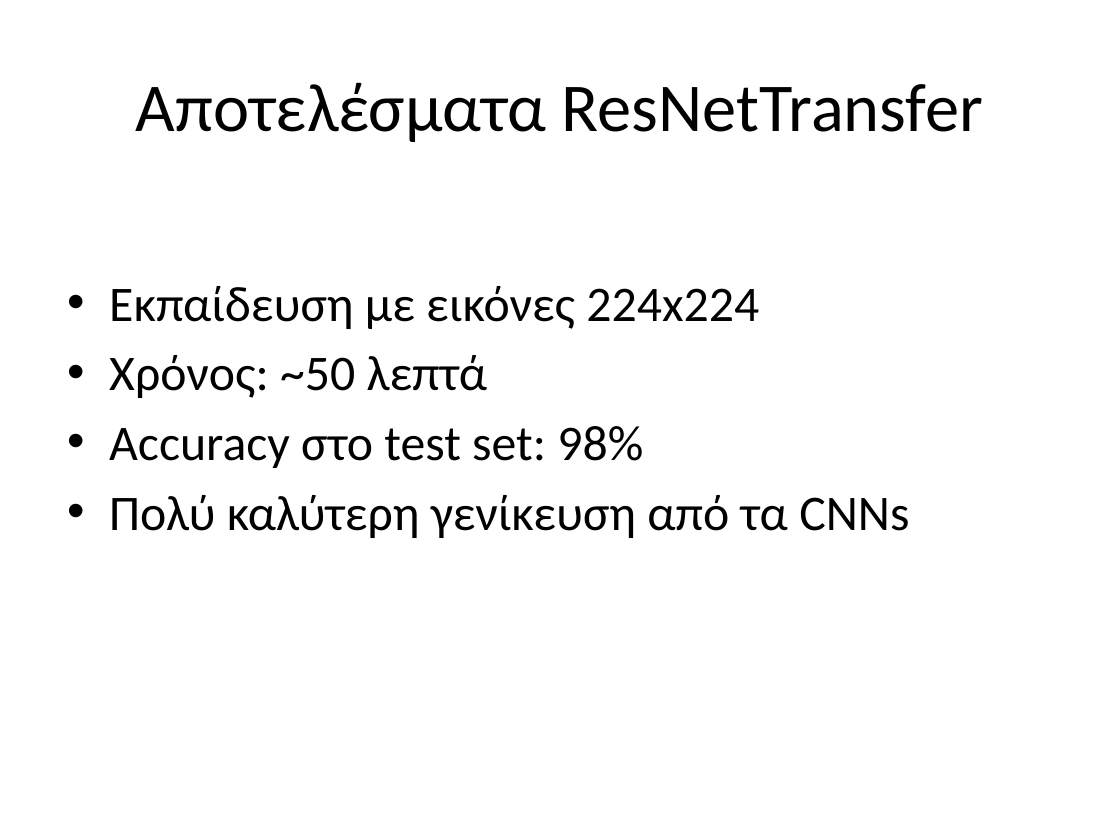
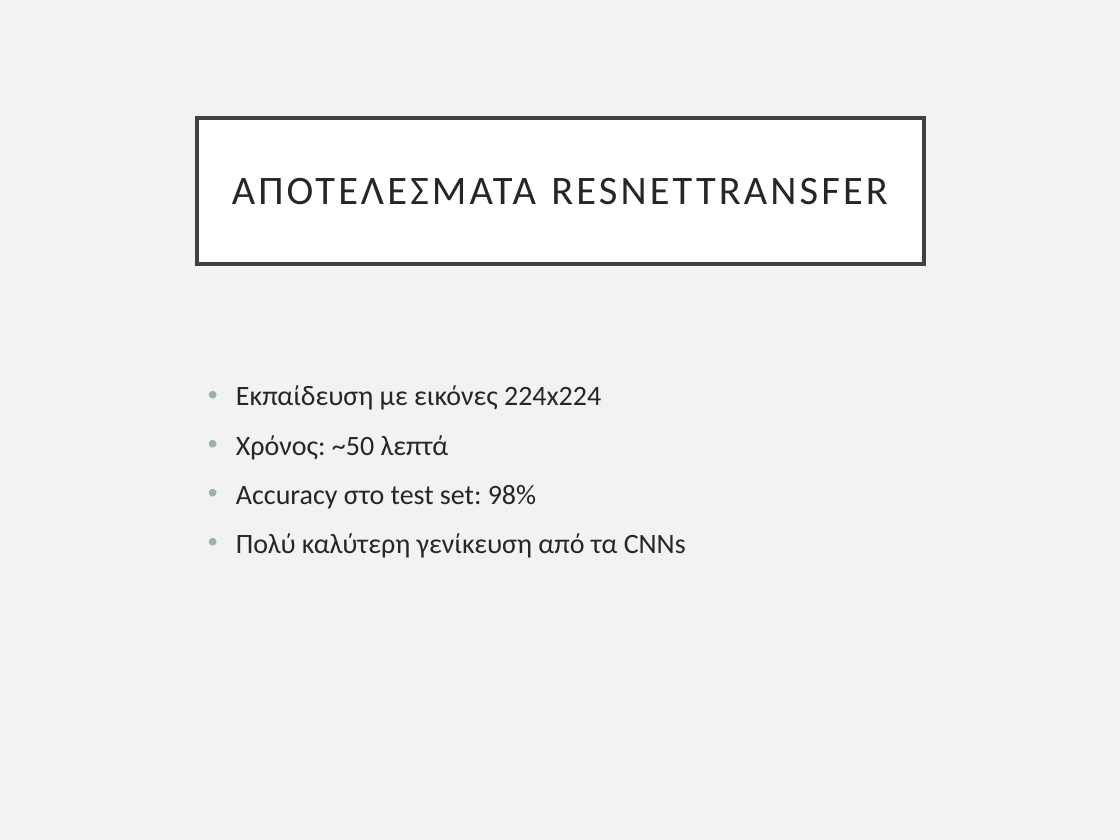
Before and after one commit to pkatpk/see-animal-dl, a slide deck: slide 9 of slides/Final_Presentation_CNN_ResNet_SeaAnimals.pptx. Drawn at 1120x840 pixels with LibreOffice and Linux fonts; fonts in the diff are those of the drawing. Boxes give left, top, right and bottom in pixels: in the first picture for what was removed or moved away, otherwise in the second. Text is boxed around its words. In the diff, an @@ line names an element or a change of style, - is before the commit and + after.

```diff
--- a/slides/Final_Presentation_CNN_ResNet_SeaAnimals.pptx
+++ b/slides/Final_Presentation_CNN_ResNet_SeaAnimals.pptx
@@ background #FFFFFF to #F2F2F2 @@
@@ title "ΑΠΟΤΕΛΈΣΜΑΤΑ RESNETTRANSFER" resized from (x1=136, y1=82, x2=983, y2=142) to (x1=197, y1=118, x2=924, y2=263) @@
@@ title "ΑΠΟΤΕΛΈΣΜΑΤΑ RESNETTRANSFER" at (x1=197, y1=118, x2=924, y2=263): fill none to #FFFFFF; outline none to #404040 2.5 pt @@
@@ title at (x1=232, y1=177, x2=887, y2=205): text changed; size 44 to 26 pt; text colour #000000 to #262626 @@
-Αποτελέσματα ResNetTransfer
+ΑΠΟΤΕΛΈΣΜΑΤΑ RESNETTRANSFER
@@ text "Εκπαίδευση με εικόνες 224x224" moved from (x1=109, y1=286, x2=909, y2=538) to (x1=236, y1=385, x2=686, y2=558) @@
@@ text "Εκπαίδευση με εικόνες 224x224" at (x1=236, y1=385, x2=686, y2=558): size 32 to 18 pt, text colour #000000 to #262626; indent changed; more space between paragraphs @@
```
Also in this commit, not shown: 13 other slides changed, 2 slides added, 1 slide removed, 3 other files.
